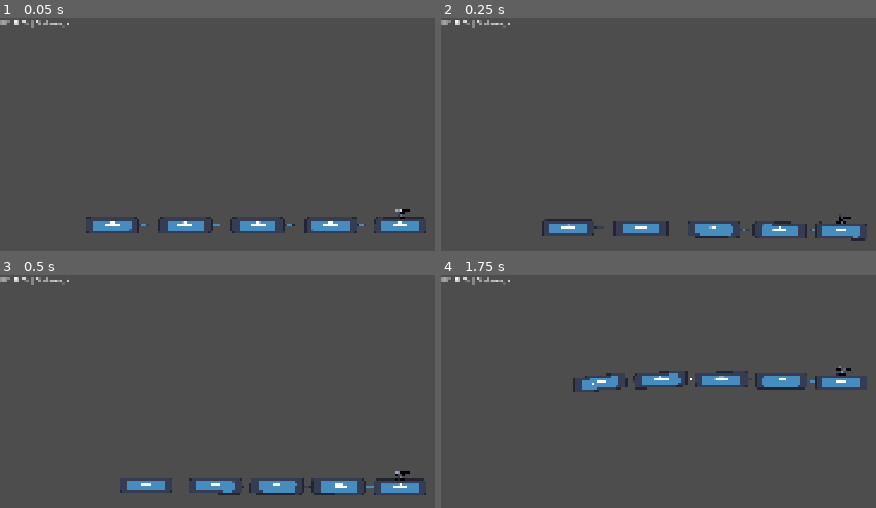
Above: before the commit, frames 1-4 (two rows, left to right).
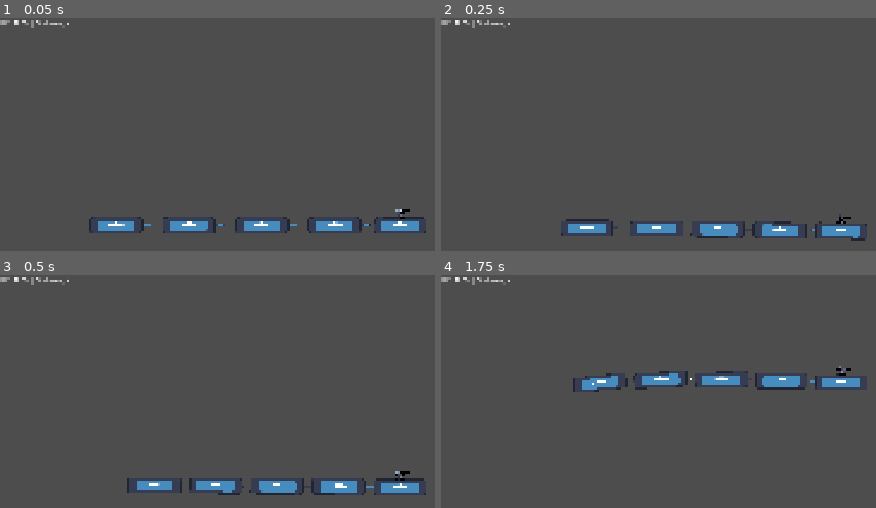
Above: after the commit, the same moments.

Repository: g3evorz/Gameseed-2026
Game: Godot game, scene res://Scenes/main.tscn
The game is run twice, just before and just after one commit, with the same random seed, the same clock (stepped at 60 frames per second) and the same inputs. The engine's default icon, where the game draws it, is replaced by a stand-in: a white triangle on a blue panel in a dark square.
Inputs (mouse positions are in pixels of both pictures, inside the frame that each line leads up to):
- Up to frame 1 (0.05 s): no input
- Up to frame 2 (0.25 s): no input
- Up to frame 3 (0.5 s): no input
- Up to frame 4 (1.75 s): move the mouse to (outside the picture) at 0.52 s; hold Up (ui_up) 0.53-1.25 s; hold E (shoot) 0.53-1.25 s; click (outside the picture) at 0.67 s; drag from (outside the picture) to (845, 370) at 1.27 s

The runs differ from the first frame. In frame 1, 1.0% of the frame differs, in the area x 19-86%, y 85-93%; in frame 2, 1.1%, in the area x 23-70%, y 86-95%; in frame 3, 0.3%; in frame 4, nothing differs.

Commit message:
small tweak at tambah_gerbong
making offsite larger, and also making gerbong connected faster.

Diff:
--- a/Script/Kereta/Gerbong.gd
+++ b/Script/Kereta/Gerbong.gd
@@ -142,7 +142,7 @@
 		# 1. Tentukan arah dan besar tarikan/dorongan dulu
 		if jarak_x_absolut > BATAS_MAKSIMUM_COUPLER:
 			var overstretch = jarak_x_absolut - BATAS_MAKSIMUM_COUPLER
-			var KOREKSI_MAX_PER_FRAME = 6.0
+			var KOREKSI_MAX_PER_FRAME = 12.0
 			var koreksi = min(overstretch, KOREKSI_MAX_PER_FRAME)
 			gerak_tug = Vector2(arah_x * koreksi, 0)
 
--- a/Script/Kereta/kereta.gd
+++ b/Script/Kereta/kereta.gd
@@ -14,7 +14,7 @@
 @export var DAMAGE_GERBONG_PUTUS = 200
 
 @export var IMMUNITY_TIMER = 4.0
-@export var SPAWN_GERBONG_OFFSITE = 1000.0
+@export var SPAWN_GERBONG_OFFSITE = 2000.0
 
 @export var scene_gerbong: PackedScene
 
